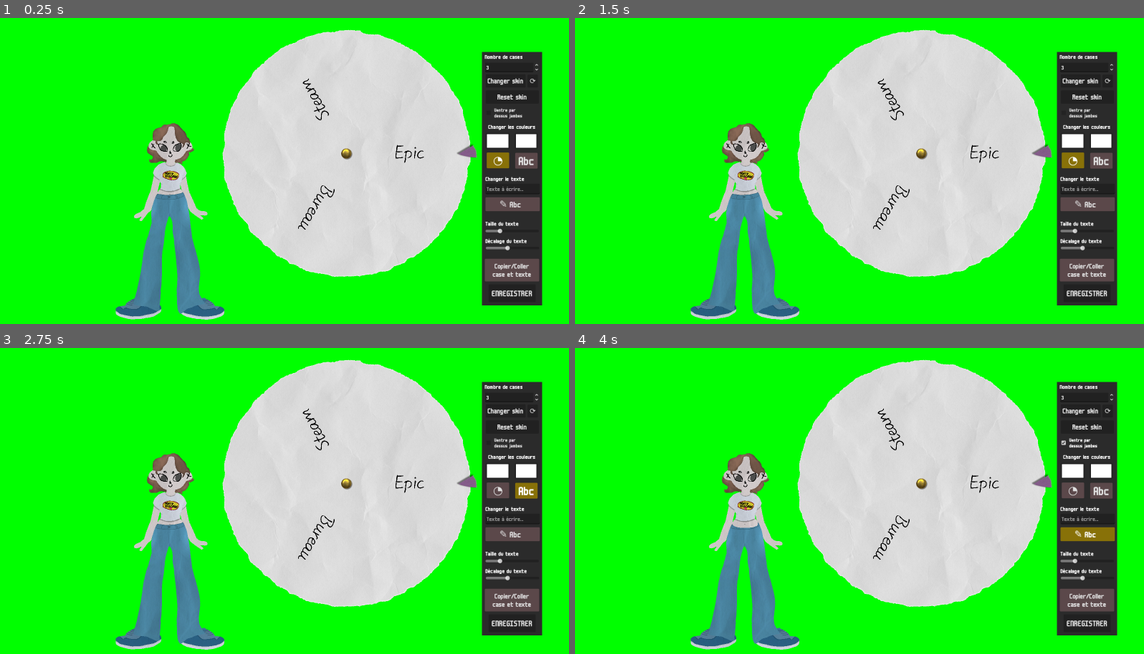
Above: before the commit, frames 1-4 (two rows, left to right).
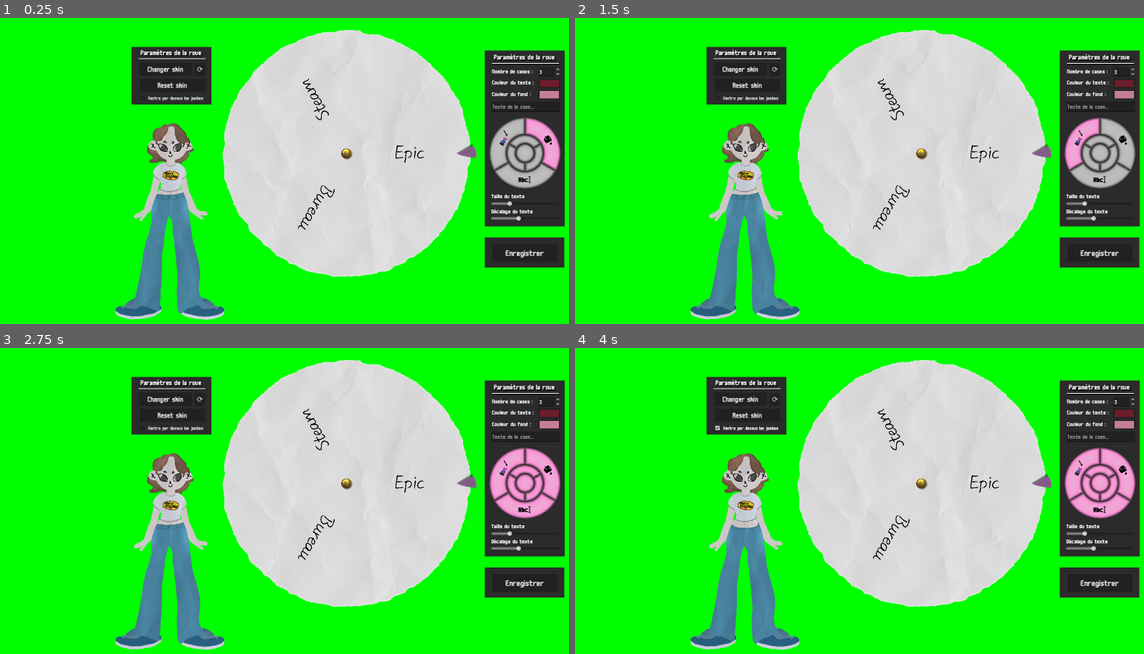
Above: after the commit, the same moments.

Repository: VikThorio/Sidroueska
Game: Godot game, scene res://main_scene.tscn
Two runs of this game, one before a commit and one after it. Both use one fixed random seed, a clock stepped at 60 frames per second and the inputs below.
Inputs (mouse positions are in pixels of both pictures, inside the frame that each line leads up to; where the layout moved, square brackets give the same spot in the first picture):
- Up to frame 1 (0.25 s): no input
- Up to frame 2 (1.5 s): click "ENREGISTRER" (after the commit: "Enregistrer") at 0.5 s; click (1075, 161) at 1.25 s, where only the run before the commit has a clickable "◔"
- Up to frame 3 (2.75 s): click (529, 491) at 2 s, where only the run before the commit has a clickable "Abc"
- Up to frame 4 (4 s): click (1098, 482) [1087, 534] at 2.75 s; click "Ventre par dessus jambes" (after the commit: "Ventre par dessus les jambes") at 3.5 s

The runs differ from the first frame. In frame 1, 11% of the frame differs, in the area x 23-100%, y 9-94%; in frame 2, 11%; in frame 3, 11%; in frame 4, 11%.

Commit message:
nouvelle roue de modifs

Diff:
--- /dev/null
+++ b/boutons_complexes.gd
@@ -0,0 +1,70 @@
+extends Node2D
+
+
+# Called when the node enters the scene tree for the first time.
+func _ready() -> void:
+    for b: TextureButton in get_children():
+        var texture: CompressedTexture2D = b.texture_normal
+        var bitmap: BitMap = BitMap.new()
+        bitmap.create_from_image_alpha(texture.get_image())
+        b.texture_click_mask = bitmap
+
+func get_buttons_pressed():
+    return [
+            $PaintLetters.button_pressed,
+            $PaintSquare.button_pressed,
+            $ChangeText.button_pressed,
+            ]
+
+func unpress_all_except(buttons: Array = []):
+    for b: TextureButton in get_children():
+        if b not in buttons:
+            b.button_pressed = false
+
+func press_all_except(buttons: Array = []):
+    for b: TextureButton in get_children():
+        if b not in buttons:
+            b.button_pressed = true
+
+func press_these(buttons: Array = []):
+    for b: TextureButton in buttons:
+        b.button_pressed = true
+
+func _on_paint_letters_pressed() -> void:
+    var buttons_on: Array[TextureButton] = [$PaintLetters]
+    press_these(buttons_on)
+    unpress_all_except(buttons_on)
+
+
+func _on_paint_square_pressed() -> void:
+    var buttons_on: Array[TextureButton] = [$PaintSquare]
+    press_these(buttons_on)
+    unpress_all_except(buttons_on)
+
+
+func _on_change_text_pressed() -> void:
+    var buttons_on: Array[TextureButton] = [$ChangeText]
+    press_these(buttons_on)
+    unpress_all_except(buttons_on)
+
+
+func _on_c_tand_pl_pressed() -> void:
+    var buttons_on: Array[TextureButton] = [$CTandPL, $ChangeText, $PaintLetters]
+    press_these(buttons_on)
+    unpress_all_except(buttons_on)
+
+
+func _on_c_tand_ps_pressed() -> void:
+    var buttons_on: Array[TextureButton] = [$CTandPS, $ChangeText, $PaintSquare]
+    press_these(buttons_on)
+    unpress_all_except(buttons_on)
+
+
+func _on_p_sand_pl_pressed() -> void:
+    var buttons_on: Array[TextureButton] = [$PSandPL, $PaintSquare, $PaintLetters]
+    press_these(buttons_on)
+    unpress_all_except(buttons_on)
+
+
+func _on_all_button_pressed() -> void:
+    press_all_except()
--- /dev/null
+++ b/boutons_complexes.tscn
@@ -0,0 +1,87 @@
+[gd_scene load_steps=16 format=3 uid="uid://cqha4ewy1pm1"]
+
+[ext_resource type="Texture2D" uid="uid://bi45cps5anwjm" path="res://Boutons/paint_square_off.png" id="1_as0my"]
+[ext_resource type="Script" uid="uid://ctgmug1d54ihx" path="res://boutons_complexes.gd" id="1_dvptg"]
+[ext_resource type="Texture2D" uid="uid://b5oni0adv5pm0" path="res://Boutons/paint_letters_off.png" id="3_jcws6"]
+[ext_resource type="Texture2D" uid="uid://bclhu3ane7q46" path="res://Boutons/change_text_off.png" id="5_jcws6"]
+[ext_resource type="Texture2D" uid="uid://d2ekxcb6jjavd" path="res://Boutons/change_text_on.png" id="6_dvptg"]
+[ext_resource type="Texture2D" uid="uid://dcey2sh1v00lh" path="res://Boutons/ps_and_pl_off.png" id="7_khtps"]
+[ext_resource type="Texture2D" uid="uid://jhrr2mavxogs" path="res://Boutons/paint_letters_on.png" id="7_o52ug"]
+[ext_resource type="Texture2D" uid="uid://cxeq5cc0hcjcc" path="res://Boutons/ct_and_pl_on.png" id="8_0e8c7"]
+[ext_resource type="Texture2D" uid="uid://qu6y8ikesi4y" path="res://Boutons/paint_square_on.png" id="9_a7ba8"]
+[ext_resource type="Texture2D" uid="uid://c7ndhu40qtdox" path="res://Boutons/ct_and_pl_off.png" id="9_offwu"]
+[ext_resource type="Texture2D" uid="uid://c1jv0q8cfuwei" path="res://Boutons/ct_and_ps_on.png" id="10_mn83r"]
+[ext_resource type="Texture2D" uid="uid://citvuc8qscsos" path="res://Boutons/ct_and_ps_off.png" id="11_5yw3f"]
+[ext_resource type="Texture2D" uid="uid://cm6wwn1oh266e" path="res://Boutons/ps_and_pl_on.png" id="12_khtps"]
+[ext_resource type="Texture2D" uid="uid://gji7m3h1m5kr" path="res://Boutons/all_off.png" id="13_w466f"]
+[ext_resource type="Texture2D" uid="uid://cs44526jqtfy7" path="res://Boutons/all_on.png" id="14_bpt73"]
+
+[node name="BoutonsComplexes" type="Node2D"]
+texture_filter = 1
+scale = Vector2(0.2, 0.2)
+script = ExtResource("1_dvptg")
+
+[node name="PaintLetters" type="TextureButton" parent="."]
+offset_right = 500.0
+offset_bottom = 500.0
+toggle_mode = true
+texture_normal = ExtResource("3_jcws6")
+texture_pressed = ExtResource("7_o52ug")
+texture_disabled = ExtResource("7_o52ug")
+
+[node name="PaintSquare" type="TextureButton" parent="."]
+offset_right = 500.0
+offset_bottom = 500.0
+toggle_mode = true
+button_pressed = true
+texture_normal = ExtResource("1_as0my")
+texture_pressed = ExtResource("9_a7ba8")
+texture_disabled = ExtResource("9_a7ba8")
+
+[node name="ChangeText" type="TextureButton" parent="."]
+offset_right = 500.0
+offset_bottom = 500.0
+toggle_mode = true
+texture_normal = ExtResource("5_jcws6")
+texture_pressed = ExtResource("6_dvptg")
+texture_disabled = ExtResource("6_dvptg")
+
+[node name="CTandPL" type="TextureButton" parent="."]
+offset_right = 500.0
+offset_bottom = 500.0
+toggle_mode = true
+texture_normal = ExtResource("9_offwu")
+texture_pressed = ExtResource("8_0e8c7")
+texture_disabled = ExtResource("8_0e8c7")
+
+[node name="CTandPS" type="TextureButton" parent="."]
+offset_right = 500.0
+offset_bottom = 500.0
+toggle_mode = true
+texture_normal = ExtResource("11_5yw3f")
+texture_pressed = ExtResource("10_mn83r")
+texture_disabled = ExtResource("10_mn83r")
+
+[node name="PSandPL" type="TextureButton" parent="."]
+offset_right = 500.0
+offset_bottom = 500.0
+toggle_mode = true
+texture_normal = ExtResource("7_khtps")
+texture_pressed = ExtResource("12_khtps")
+texture_disabled = ExtResource("12_khtps")
+
+[node name="AllButton" type="TextureButton" parent="."]
+offset_right = 500.0
+offset_bottom = 500.0
+toggle_mode = true
+texture_normal = ExtResource("13_w466f")
+texture_pressed = ExtResource("14_bpt73")
+texture_disabled = ExtResource("14_bpt73")
+
+[connection signal="pressed" from="PaintLetters" to="." method="_on_paint_letters_pressed"]
+[connection signal="pressed" from="PaintSquare" to="." method="_on_paint_square_pressed"]
+[connection signal="pressed" from="ChangeText" to="." method="_on_change_text_pressed"]
+[connection signal="pressed" from="CTandPL" to="." method="_on_c_tand_pl_pressed"]
+[connection signal="pressed" from="CTandPS" to="." method="_on_c_tand_ps_pressed"]
+[connection signal="pressed" from="PSandPL" to="." method="_on_p_sand_pl_pressed"]
+[connection signal="pressed" from="AllButton" to="." method="_on_all_button_pressed"]
--- a/main_scene.gd
+++ b/main_scene.gd
@@ -22,7 +22,7 @@
             $Sidouska/AnimationPlayer2.play("poser_main_roue_2")
             $Sidouska/AnimationPlayer2.queue("lancer_roue_2")
             $Sidouska/AnimationPlayer2.queue("reset_position")
-    if event.is_action_pressed("hide_background"):
+    if event.is_action_pressed("toggle_parametres"):
         $ColorRect.visible = !$ColorRect.visible
     if event.is_action_pressed("faire_coucou"):
         get_case_win()
--- a/roue.gd
+++ b/roue.gd
@@ -63,13 +63,13 @@
             var quartier_idx_f: float = angle / (2.0 * PI) * float(save_data.nb_quartiers);
             var quartier_idx: int = int(quartier_idx_f);
 
-            if $Parameters/PaintSlice.button_pressed or ($Parameters/CopierColler.button_pressed and has_copied):
+            if $Parameters/BoutonsComplexes.get_buttons_pressed()[1]:
                 save_data.colors[quartier_idx] = color_to_vector4($Parameters/ColorPicker.color)
                 $Roue.material.set_shader_parameter("couleurs", save_data.colors);
-            if $Parameters/PainText.button_pressed or ($Parameters/CopierColler.button_pressed and has_copied):
+            if $Parameters/BoutonsComplexes.get_buttons_pressed()[0]:
                 save_data.label_colors[quartier_idx] = $Parameters/ColorPickerText.color
                 $Roue/Labels.get_children()[quartier_idx].color = $Parameters/ColorPickerText.color
-            if $Parameters/ChangeText.button_pressed or ($Parameters/CopierColler.button_pressed and has_copied):
+            if $Parameters/BoutonsComplexes.get_buttons_pressed()[2]:
                 save_data.labels[quartier_idx] = $Parameters/LineEdit.text
                 $Roue/Labels.get_children()[quartier_idx].text = $Parameters/LineEdit.text
             clear_and_generate_labels()
@@ -80,13 +80,11 @@
             var quartier_idx_f: float = angle / (2.0 * PI) * float(save_data.nb_quartiers);
             var quartier_idx: int = int(quartier_idx_f);
 
-            if $Parameters/CopierColler.button_pressed:
-                has_copied = true
-            if $Parameters/PaintSlice.button_pressed or $Parameters/CopierColler.button_pressed:
+            if $Parameters/BoutonsComplexes.get_buttons_pressed()[1]:
                 $Parameters/ColorPicker.color = vector4_to_color(save_data.colors[quartier_idx])
-            if $Parameters/PainText.button_pressed or $Parameters/CopierColler.button_pressed:
+            if $Parameters/BoutonsComplexes.get_buttons_pressed()[0]:
                 $Parameters/ColorPickerText.color = $Roue/Labels.get_children()[quartier_idx].color
-            if $Parameters/ChangeText.button_pressed or $Parameters/CopierColler.button_pressed:
+            if $Parameters/BoutonsComplexes.get_buttons_pressed()[2]:
                 $Parameters/LineEdit.text = $Roue/Labels.get_children()[quartier_idx].text
 
 func _on_spin_box_value_changed(value: float) -> void:
--- a/roue.tscn
+++ b/roue.tscn
@@ -1,29 +1,11 @@
-[gd_scene load_steps=13 format=4 uid="uid://cnowndpy001lq"]
+[gd_scene load_steps=10 format=4 uid="uid://cnowndpy001lq"]
 
 [ext_resource type="Script" uid="uid://c17v3fixlx2nw" path="res://roue.gd" id="1_34hw4"]
 [ext_resource type="Texture2D" uid="uid://sfs88342vy0a" path="res://roue.png" id="1_hg3px"]
 [ext_resource type="Shader" uid="uid://cg5p8f122ihvd" path="res://roue.gdshader" id="1_jfl51"]
 [ext_resource type="Resource" uid="uid://b0xvsss84ybvm" path="res://save_data.tres" id="2_filp8"]
 [ext_resource type="Texture2D" uid="uid://ddl15k8tn3pml" path="res://pin.png" id="2_jfl51"]
-[ext_resource type="ButtonGroup" uid="uid://c6el1jyawdj5q" path="res://paint_buttons_group.tres" id="6_ki3dx"]
-
-[sub_resource type="StyleBoxFlat" id="StyleBoxFlat_34hw4"]
-bg_color = Color(0.355528, 0.281858, 0.289407, 1)
-corner_radius_top_left = 3
-corner_radius_top_right = 3
-corner_radius_bottom_right = 3
-corner_radius_bottom_left = 3
-
-[sub_resource type="StyleBoxFlat" id="StyleBoxFlat_j0j34"]
-bg_color = Color(0.531565, 0.445295, 0.0322104, 1)
-corner_radius_top_left = 3
-corner_radius_top_right = 3
-corner_radius_bottom_right = 3
-corner_radius_bottom_left = 3
-
-[sub_resource type="Theme" id="Theme_filp8"]
-Button/styles/normal = SubResource("StyleBoxFlat_34hw4")
-Button/styles/pressed = SubResource("StyleBoxFlat_j0j34")
+[ext_resource type="PackedScene" uid="uid://cqha4ewy1pm1" path="res://boutons_complexes.tscn" id="7_ki3dx"]
 
 [sub_resource type="Theme" id="Theme_ki3dx"]
 default_font_size = 21
@@ -48,207 +30,222 @@
 scale = Vector2(0.763675, 0.763675)
 
 [node name="ColorRect" type="ColorRect" parent="Parameters"]
-offset_left = 555.0
-offset_top = -381.0
-offset_right = 745.0
-offset_bottom = 423.0
+offset_left = 564.0
+offset_top = -386.0
+offset_right = 817.0
+offset_bottom = 172.0
 color = Color(0.17, 0.17, 0.17, 1)
 
-[node name="ColorPicker" type="ColorPickerButton" parent="Parameters"]
-offset_left = 567.0
-offset_top = -124.0
-offset_right = 643.0
-offset_bottom = -73.0
-focus_mode = 0
-color = Color(1, 1, 1, 1)
-edit_alpha = false
-
-[node name="ColorPickerText" type="ColorPickerButton" parent="Parameters"]
-offset_left = 659.0
-offset_top = -124.0
-offset_right = 731.0
-offset_bottom = -73.0
-focus_mode = 0
-color = Color(1, 1, 1, 1)
-edit_alpha = false
-
-[node name="PaintSlice" type="Button" parent="Parameters"]
-offset_left = 570.21
-offset_top = -61.516
-offset_right = 641.21
-offset_bottom = -11.516
-focus_mode = 0
-theme = SubResource("Theme_filp8")
-theme_override_font_sizes/font_size = 36
-toggle_mode = true
-button_pressed = true
-button_group = ExtResource("6_ki3dx")
-text = "◔"
-
-[node name="PainText" type="Button" parent="Parameters"]
-offset_left = 660.21
-offset_top = -60.5161
-offset_right = 731.21
-offset_bottom = -10.5161
-focus_mode = 0
-theme = SubResource("Theme_filp8")
-theme_override_font_sizes/font_size = 42
-toggle_mode = true
-button_group = ExtResource("6_ki3dx")
-text = "Abc"
-
-[node name="ChangeText" type="Button" parent="Parameters"]
-offset_left = 565.686
-offset_top = 79.8567
-offset_right = 737.686
-offset_bottom = 123.857
-focus_mode = 0
-theme = SubResource("Theme_filp8")
-theme_override_font_sizes/font_size = 30
-toggle_mode = true
-button_group = ExtResource("6_ki3dx")
-text = "✎ Abc  "
-
-[node name="CopierColler" type="Button" parent="Parameters"]
-offset_left = 564.21
-offset_top = 275.174
-offset_right = 736.21
-offset_bottom = 347.174
-focus_mode = 0
-theme = SubResource("Theme_filp8")
+[node name="ColorRect" type="ColorRect" parent="Parameters/ColorRect"]
+layout_mode = 0
+offset_top = 594.286
+offset_right = 252.0
+offset_bottom = 689.286
+color = Color(0.17, 0.17, 0.17, 1)
+
+[node name="ColorRect2" type="ColorRect" parent="Parameters"]
+offset_left = -554.0
+offset_top = -397.0
+offset_right = -301.0
+offset_bottom = -214.0
+color = Color(0.17, 0.17, 0.17, 1)
+
+[node name="Line2D2" type="Line2D" parent="Parameters"]
+position = Vector2(-17.0229, 119.161)
+scale = Vector2(1.71468, 1.71468)
+points = PackedVector2Array(353, -269, 477.297, -269)
+width = 2.0
+default_color = Color(0, 0, 0, 0.745098)
+
+[node name="Line2D" type="Line2D" parent="Parameters/Line2D2"]
+position = Vector2(82.4769, -64.9124)
+scale = Vector2(0.763675, 0.763675)
+points = PackedVector2Array(353, -269, 515, -269)
+width = 2.0
+
+[node name="Line2D3" type="Line2D" parent="Parameters"]
+position = Vector2(-991.259, -5.23783)
+scale = Vector2(1.30946, 1.30946)
+points = PackedVector2Array(353, -269, 515, -269)
+width = 2.0
+default_color = Color(0, 0, 0, 0.717647)
+
+[node name="Line2D2" type="Line2D" parent="Parameters/Line2D3"]
+position = Vector2(-2.00006, -1.67138)
+points = PackedVector2Array(353, -269, 515, -269)
+width = 2.0
+
+[node name="Label" type="Label" parent="Parameters"]
+offset_left = 586.847
+offset_top = -295.526
+offset_right = 776.847
+offset_bottom = -272.526
+theme_override_font_sizes/font_size = 21
+text = "Couleur du texte :"
+
+[node name="Label5" type="Label" parent="Parameters"]
+offset_left = 586.637
+offset_top = -258.809
+offset_right = 758.637
+offset_bottom = -235.809
+theme_override_font_sizes/font_size = 21
+text = "Couleur du fond :"
+
+[node name="Label2" type="Label" parent="Parameters"]
+offset_left = 586.637
+offset_top = -331.293
+offset_right = 755.637
+offset_bottom = -308.293
+theme_override_font_sizes/font_size = 21
+text = "Nombre de cases :"
+
+[node name="Label6" type="Label" parent="Parameters"]
+offset_left = 584.381
+offset_top = -378.003
+offset_right = 796.381
+offset_bottom = -352.003
+theme_override_colors/font_shadow_color = Color(0, 0, 0, 1)
+theme_override_constants/shadow_offset_x = 3
+theme_override_constants/shadow_offset_y = 3
 theme_override_font_sizes/font_size = 25
-toggle_mode = true
-button_group = ExtResource("6_ki3dx")
-text = "Copier/Coller
-case et texte"
-
-[node name="Label" type="Label" parent="Parameters"]
-offset_left = 555.21
-offset_top = -154.516
-offset_right = 745.21
-offset_bottom = -131.516
-theme_override_font_sizes/font_size = 21
-text = "Changer les couleurs"
+text = "Paramètres de la roue"
 horizontal_alignment = 1
 
-[node name="Label5" type="Label" parent="Parameters"]
-offset_left = 565.686
-offset_top = 10.4757
-offset_right = 737.686
-offset_bottom = 33.4757
-theme_override_font_sizes/font_size = 21
-text = "Changer le texte"
-
-[node name="Label2" type="Label" parent="Parameters"]
-offset_left = 564.0
-offset_top = -377.0
-offset_right = 733.0
-offset_bottom = -354.0
-theme_override_font_sizes/font_size = 21
-text = "Nombre de cases"
+[node name="Label7" type="Label" parent="Parameters"]
+offset_left = -533.896
+offset_top = -391.528
+offset_right = -321.896
+offset_bottom = -365.528
+theme_override_colors/font_shadow_color = Color(0, 0, 0, 1)
+theme_override_constants/shadow_offset_x = 3
+theme_override_constants/shadow_offset_y = 3
+theme_override_font_sizes/font_size = 25
+text = "Paramètres de la roue"
+horizontal_alignment = 1
 
 [node name="Label3" type="Label" parent="Parameters"]
-offset_left = 566.21
-offset_top = 151.897
-offset_right = 735.21
-offset_bottom = 174.897
+offset_left = 585.0
+offset_top = 64.7107
+offset_right = 798.0
+offset_bottom = 87.7107
 theme_override_font_sizes/font_size = 21
 text = "Taille du texte"
 
 [node name="Label4" type="Label" parent="Parameters"]
-offset_left = 566.21
-offset_top = 206.897
-offset_right = 735.21
-offset_bottom = 229.897
+offset_left = 585.0
+offset_top = 113.163
+offset_right = 799.0
+offset_bottom = 136.163
 theme_override_font_sizes/font_size = 21
 text = "Décalage du texte"
 
 [node name="SpinBox" type="SpinBox" parent="Parameters"]
-offset_left = 565.0
-offset_top = -347.0
-offset_right = 736.0
-offset_bottom = -320.0
+offset_left = 733.0
+offset_top = -332.599
+offset_right = 803.0
+offset_bottom = -302.599
 theme = SubResource("Theme_ki3dx")
 max_value = 50.0
 value = 3.0
 rounded = true
 
 [node name="SizeSlider" type="HSlider" parent="Parameters"]
-offset_left = 566.21
-offset_top = 178.897
-offset_right = 735.21
-offset_bottom = 194.897
+offset_left = 585.0
+offset_top = 91.7107
+offset_right = 799.0
+offset_bottom = 107.711
 focus_mode = 0
 max_value = 2.0
 step = 0.0
 value = 1.0
 
 [node name="ShiftSlider" type="HSlider" parent="Parameters"]
-offset_left = 567.21
-offset_top = 232.897
-offset_right = 736.21
-offset_bottom = 248.897
+offset_left = 584.0
+offset_top = 138.711
+offset_right = 799.0
+offset_bottom = 154.711
 focus_mode = 0
 min_value = -500.0
 max_value = 1500.0
 step = 0.0
 
-[node name="LineEdit" type="LineEdit" parent="Parameters"]
-offset_left = 565.686
-offset_top = 37.4757
-offset_right = 737.686
-offset_bottom = 70.4757
-focus_mode = 1
-theme_override_font_sizes/font_size = 21
-placeholder_text = "Texte à écrire..."
-
 [node name="Sauvegarder" type="Button" parent="Parameters"]
-offset_left = 575.9
-offset_top = 355.794
-offset_right = 724.9
-offset_bottom = 411.794
+offset_left = 588.0
+offset_top = 228.049
+offset_right = 794.0
+offset_bottom = 284.049
 focus_mode = 0
 theme_override_font_sizes/font_size = 30
-text = "ENREGISTRER"
+text = "Enregistrer"
 
 [node name="Skin" type="Button" parent="Parameters"]
-offset_left = 567.0
-offset_top = -310.0
-offset_right = 693.0
-offset_bottom = -268.0
+offset_left = -529.0
+offset_top = -347.0
+offset_right = -363.0
+offset_bottom = -305.0
 focus_mode = 0
 theme_override_font_sizes/font_size = 26
 text = "Changer skin"
 
 [node name="RefreshSkin" type="Button" parent="Parameters"]
-offset_left = 699.0
-offset_top = -309.0
-offset_right = 732.0
-offset_bottom = -268.0
+offset_left = -353.869
+offset_top = -346.155
+offset_right = -320.869
+offset_bottom = -305.155
 focus_mode = 0
 theme_override_font_sizes/font_size = 23
 text = "⟳"
 
 [node name="SkinReset" type="Button" parent="Parameters"]
-offset_left = 566.995
-offset_top = -259.273
-offset_right = 734.995
-offset_bottom = -217.273
+offset_left = -528.0
+offset_top = -296.0
+offset_right = -321.0
+offset_bottom = -254.0
 focus_mode = 0
 theme_override_font_sizes/font_size = 26
 text = "Reset skin"
 
 [node name="CheckBox" type="CheckBox" parent="Parameters"]
-offset_left = 564.0
-offset_top = -210.0
-offset_right = 730.0
-offset_bottom = -166.0
+offset_left = -531.0
+offset_top = -257.0
+offset_right = -313.0
+offset_bottom = -213.0
 focus_mode = 0
 theme_override_constants/h_separation = 10
 theme_override_constants/icon_max_width = 50
-theme_override_font_sizes/font_size = 18
-text = "Ventre par
-dessus jambes"
+theme_override_font_sizes/font_size = 17
+text = "Ventre par dessus les jambes"
+
+[node name="BoutonsComplexes" parent="Parameters" instance=ExtResource("7_ki3dx")]
+position = Vector2(574.852, -176.313)
+scale = Vector2(0.464857, 0.464857)
+
+[node name="ColorPicker" type="ColorPickerButton" parent="Parameters"]
+offset_left = 733.296
+offset_top = -261.428
+offset_right = 803.296
+offset_bottom = -230.428
+focus_mode = 0
+color = Color(0.768443, 0.497535, 0.584675, 1)
+edit_alpha = false
+
+[node name="ColorPickerText" type="ColorPickerButton" parent="Parameters"]
+offset_left = 733.0
+offset_top = -297.247
+offset_right = 803.0
+offset_bottom = -266.247
+focus_mode = 0
+color = Color(0.427644, 0.11537, 0.172835, 1)
+edit_alpha = false
+
+[node name="LineEdit" type="LineEdit" parent="Parameters"]
+offset_left = 584.0
+offset_top = -224.462
+offset_right = 803.0
+offset_bottom = -191.462
+focus_mode = 1
+theme_override_font_sizes/font_size = 21
+placeholder_text = "Texte de la case..."
 
 [node name="Roue" type="Sprite2D" parent="."]
 material = SubResource("ShaderMaterial_34hw4")
--- a/sidouska.tscn
+++ b/sidouska.tscn
@@ -287,7 +287,8 @@
 [node name="Yeux" type="AnimatedSprite2D" parent="Skeleton2D/Hanches/Ventre/Cou/Tête"]
 position = Vector2(-7, -73)
 sprite_frames = SubResource("SpriteFrames_mc88t")
-frame_progress = 0.905947
+frame = 4
+frame_progress = 1.0
 
 [node name="SidousHair" type="Sprite2D" parent="Skeleton2D/Hanches/Ventre/Cou/Tête"]
 visible = false
@@ -295,7 +296,7 @@
 texture = ExtResource("11_cxumk")
 
 [node name="TimerYeux" type="Timer" parent="Skeleton2D/Hanches/Ventre/Cou/Tête"]
-wait_time = 4.56476
+wait_time = 3.53996
 
 [node name="IKTargets" type="Node2D" parent="."]
 
Binary file added: Boutons/all_off.png
Not shown, added: Boutons/all_off.png.import
Binary file added: Boutons/all_on.png
Not shown, added: Boutons/all_on.png.import
Binary file added: Boutons/change_text_off.png
Not shown, added: Boutons/change_text_off.png.import
Binary file added: Boutons/change_text_on.png
Not shown, added: Boutons/change_text_on.png.import
Binary file added: Boutons/ct_and_pl_off.png
Not shown, added: Boutons/ct_and_pl_off.png.import
Binary file added: Boutons/ct_and_pl_on.png
Not shown, added: Boutons/ct_and_pl_on.png.import
(and 17 more such lines)
